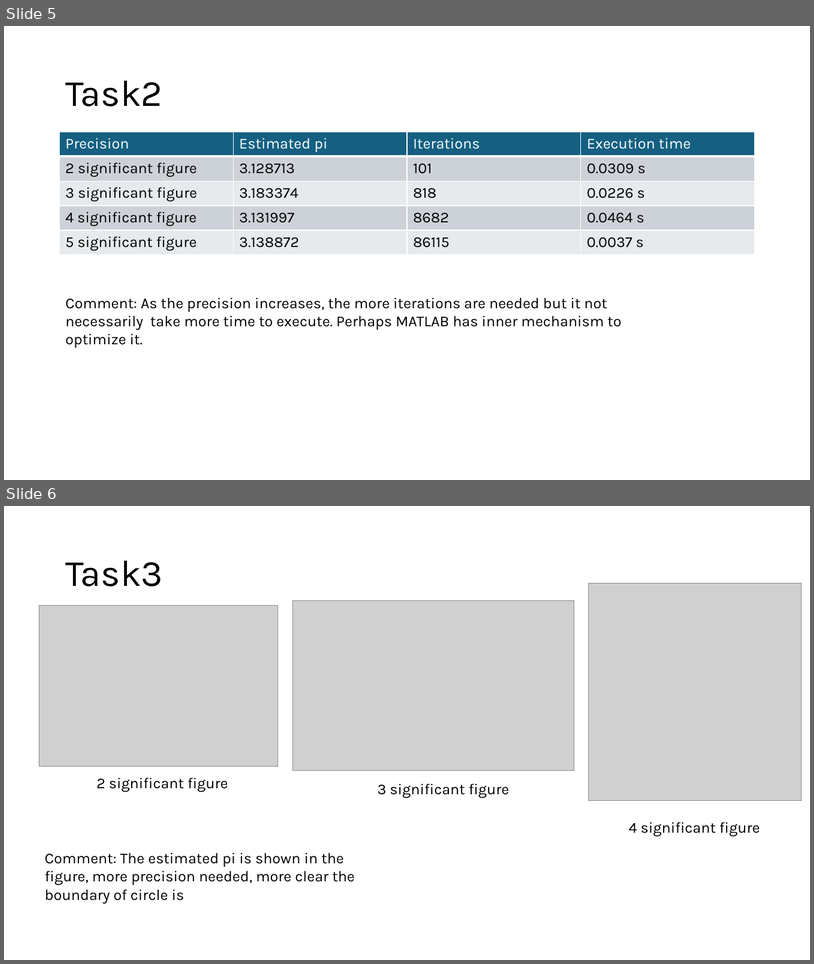
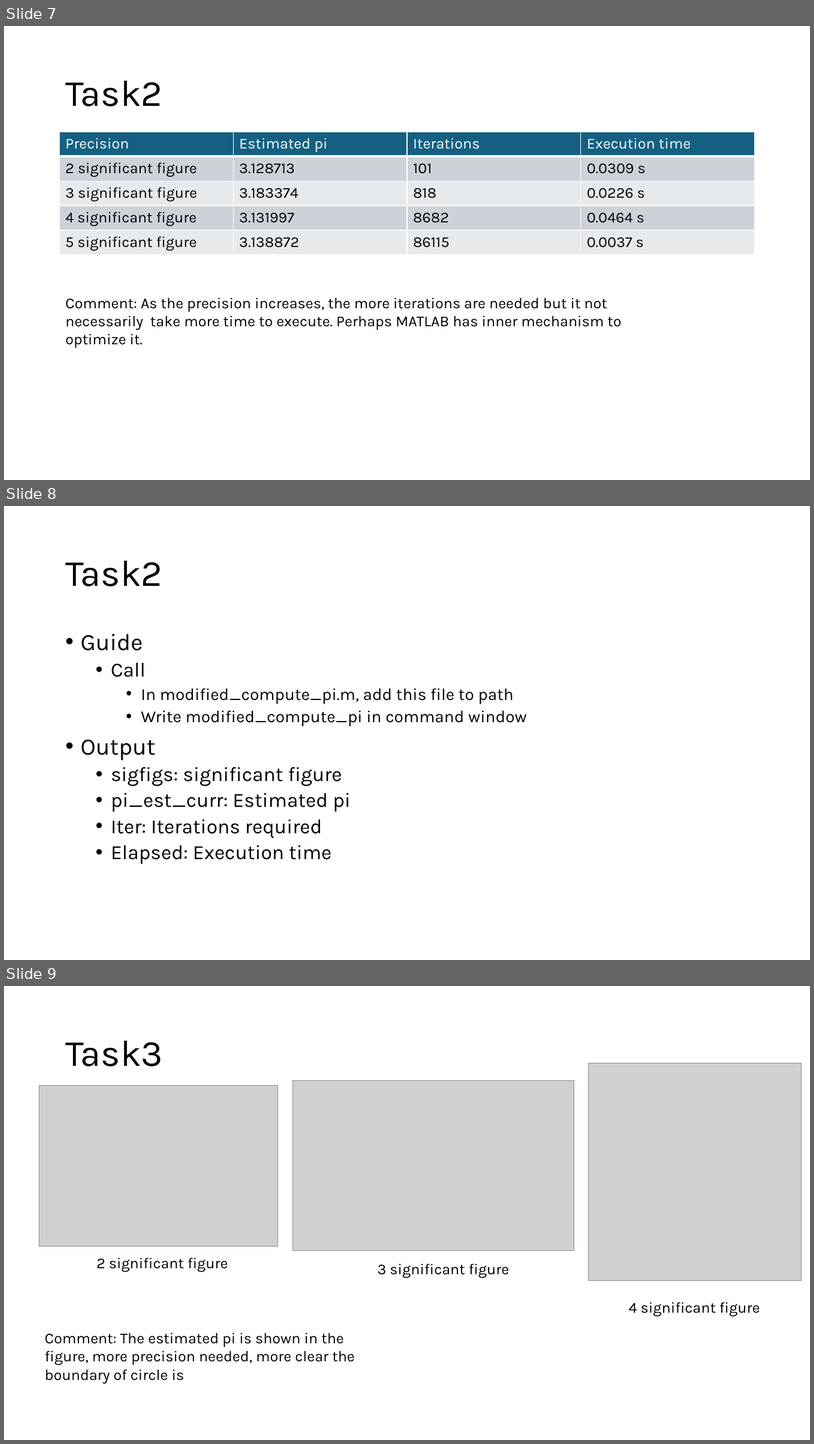
Before and after one commit to Victor-lol/AMS595, a slide deck: 595HW1/Project1.pptx. Shown one above the other, each under a label of ours: slides 5 and 6 before the commit, slides 7, 8 and 9 after it. The pictures are 814x964 and 814x1444 pixels, drawn with LibreOffice and Linux fonts; fonts in the diff are those of the drawing; grey boxes stand for pictures. Boxes give left, top, right and bottom in pixels: in the first picture for what was removed or moved away, otherwise in the second. Text is boxed around its words. In the diff, an @@ line names an element or a change of style, - is before the commit and + after.

```diff
--- a/595HW1/Project1.pptx
+++ b/595HW1/Project1.pptx
@@ slide 8 added at (x1=4, y1=506, x2=810, y2=960), background #FFFFFF @@
@@ title added at (x1=65, y1=561, x2=162, y2=586), 44 pt, text #000000 @@
+Task2
@@ text added at (x1=81, y1=634, x2=527, y2=864), 24 pt, text #000000 @@
+• Guide
+  • Call
+    • In modified_compute_pi.m, add this file to path
+    • Write modified_compute_pi in command window
+• Output
+  • sigfigs: significant figure
+  • pi_est_curr: Estimated pi
+  • Iter: Iterations required
+  • Elapsed: Execution time
@@ what was slide 5 is now slide 7 @@
@@ what was slide 6 is now slide 9 @@
```
Also in this commit, not shown: 2 slides changed, 2 other slides added, 5 other files.
